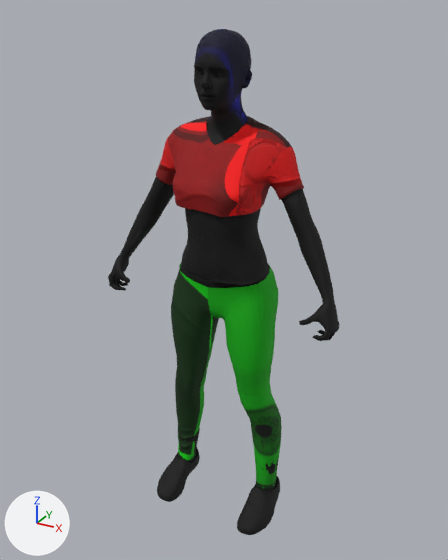
The glTF model assets/models/crowd_i.glb as it was, and as the next commit left it.
One viewpoint serves both versions: a 50 mm lens placed at (0.895, -1.666, 1.689), pointed at (-0.005, -0.031, 0.872). Arrows for +X, +Y and +Z are at lower left; the lights stay in place. The first picture is the older version. Where no turn or scale is listed for an object, it has been applied to the vertices. Vertices at exactly the same position are counted once.

In view in the first picture: 'Body'.
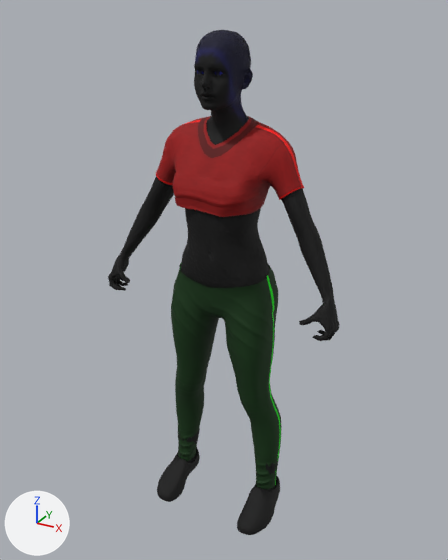
The edits, one by one:
me_body is used by ob_body; location (0.0, 0.0, 0.0).
me_body had 5961 vertices, 11429 faces and spanned x -0.41..0.41, y -0.21..0.09, z 0.0..1.64.
me_body now has 5962 vertices, 11431 faces and spans x -0.41..0.41, y -0.21..0.09, z 0.0..1.63.
me_body part 1: 163 vertices moved within x -0.4..0.16, y -0.16..0.03, z 0.81..1.59; 235 vertices removed from x -0.11..0.16, y -0.15..0.03, z 1.17..1.58; 236 vertices added at x -0.11..0.16, y -0.16..0.03, z 1.18..1.59.
me_body part 2: 8504 kept faces spanning x -0.41..0.41, y -0.21..0.09, z 0.0..1.63 get new texture (UV) coordinates.
Other edits to the shape of me_body do not show in these pictures.

Where the change shows, as pixel boxes [x1, y1, x2, y2] in the pictures (448 x 560 px; the box of a moved part takes in the faces that stretch with it):
'Body', reshaped: before [108, 29, 340, 535]; after [108, 30, 340, 535]
part 1 of me_body, moved or reshaped: before [126, 42, 252, 283]; after [126, 42, 253, 283]
part 2 of me_body, surface changed: [155, 72, 304, 491] in both
